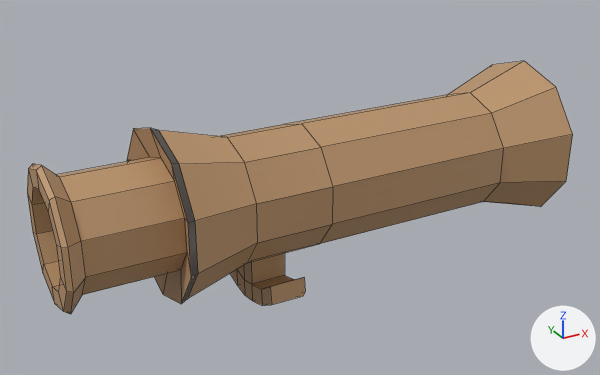
Before and after pictures for a commit that changed the FBX model Assets/Weapons/Pizza Gun.fbx.
Before and after are seen from a 50 mm lens placed at (-0.1001, -0.0152, 0.006), pointed at (-0.0846, 0.0128, -0.008). The lights are fixed; the arrows at lower right show +X, +Y and +Z. Mesh edges are drawn as thin lines. Where no turn or scale is listed for an object, it has been applied to the vertices.
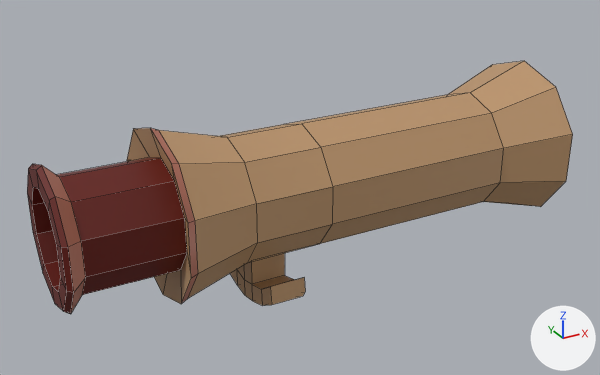
What changed in the scene script:
```text
Add mat_lambert23:
    mat_lambert23 = principled_material('lambert23')
    mat_lambert23.base_color = (0.125, 0.00481, 0.0)  # dark red #630f00
Add mat_lambert22:
    mat_lambert22 = principled_material('lambert22')
    mat_lambert22.base_color = (0.5, 0.176, 0.176)  # pink #bc7474
Add mat_lambert24:
    mat_lambert24 = principled_material('lambert24')
    mat_lambert24.base_color = (0.472, 0.167, 0.112)  # orange #b7725e
Change me_mesh:
    where me_mesh.from_pydata(...)  # 266 vertices, 231 faces; spans x -0.0092..0.0128, y -0.0039..0.0037, z -0.0041..0.0041
    used by ob_polysurface441; location = (-0.08609, 0.01276, -0.00797)
    me_mesh part 1: all 20 faces centred in x -0.0092..-0.0091, y -0.0031..0.0021, z -0.002..0.0029 switch from mat_lambert7 (brown #bc946b) to mat_lambert23 (dark red #630f00)
    me_mesh part 2: all 10 faces centred in x -0.0066, y -0.0027..0.0016, z -0.0016..0.0025 switch from mat_lambert7 (brown #bc946b) to mat_lambert23 (dark red #630f00)
    me_mesh part 3: all 10 faces centred in x -0.0024, y -0.0023..0.0012, z -0.0012..0.0021 switch from mat_lambert7 (brown #bc946b) to mat_lambert23 (dark red #630f00)
    me_mesh part 4: all 10 faces centred in x -0.0087, y -0.0029..0.0019, z -0.0018..0.0027 switch from mat_lambert7 (brown #bc946b) to mat_lambert24 (orange #b7725e)
    me_mesh part 5: 10 of the faces centred in x -0.0049, y -0.0038..0.0027, z -0.0026..0.0035 switch from mat_lambert9 (dark grey #5b534e) to mat_lambert24 (orange #b7725e)
    add me_mesh.materials.append(mat_lambert22)  # pink #bc7474
```

What differs and where, as boxes [x1, y1, x2, y2] in the pictures (600 x 375 px):
part 1 of me_mesh, recoloured: [27, 164, 74, 314] in both
part 2 of me_mesh, recoloured (brown to red): [58, 157, 187, 295] in both
part 3 of me_mesh, recoloured (brown to red): [32, 188, 61, 292] in both
part 4 of me_mesh, recoloured: [42, 166, 85, 313] in both
part 5 of me_mesh, recoloured (grey to brown): [151, 128, 198, 304] in both
